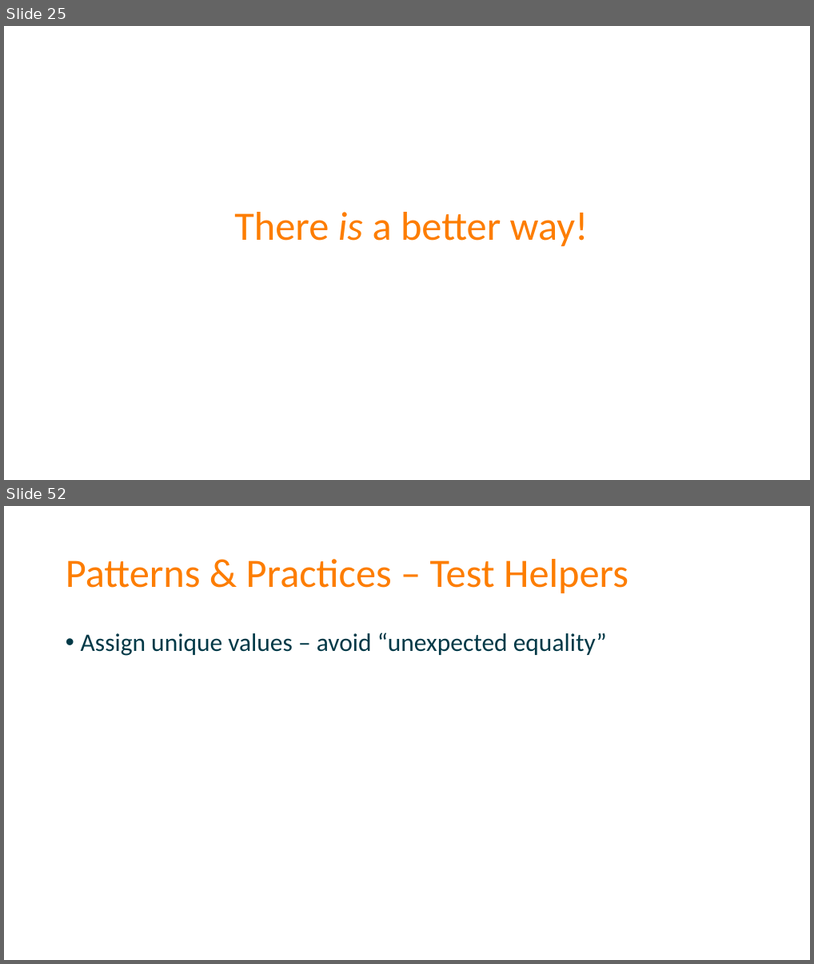
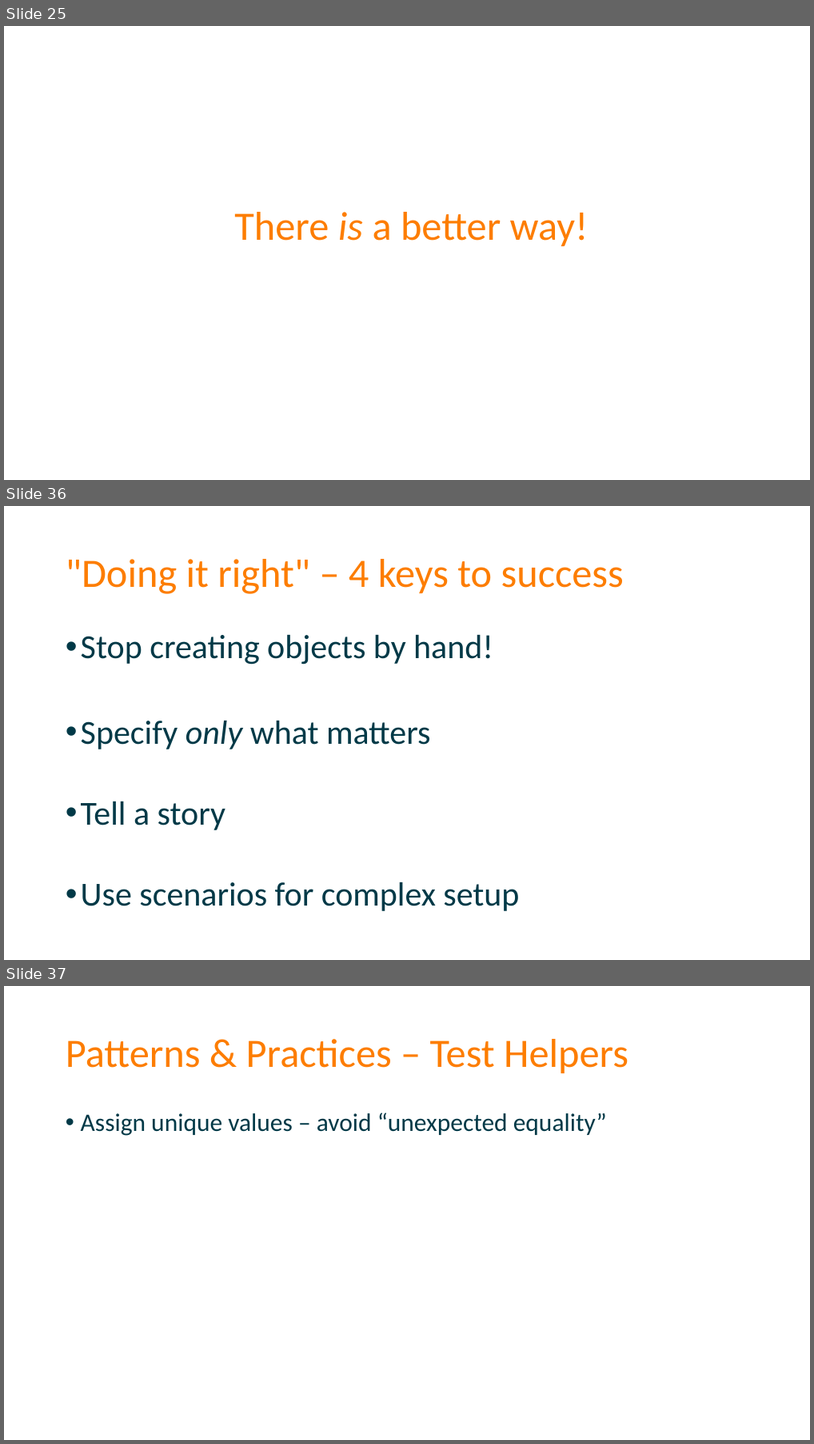
Before and after one commit to spetryjohnson/Talk-Patterns_of_Effective_Test_Setup, a slide deck: POETS - CodeMash 2017.pptx. Shown one above the other, each under a label of ours: slides 25 and 52 before the commit, slides 25, 36 and 37 after it; the slides between them are not shown. The pictures are 814x964 and 814x1444 pixels, drawn with LibreOffice and Linux fonts; fonts in the diff are those of the drawing. Boxes give left, top, right and bottom in pixels: in the first picture for what was removed or moved away, otherwise in the second. Text is boxed around its words. In the diff, an @@ line names an element or a change of style, - is before the commit and + after.

```diff
--- a/POETS - CodeMash 2017.pptx
+++ b/POETS - CodeMash 2017.pptx
@@ slide 36 added at (4,506,810,960), background #FFFFFF @@
@@ title added at (66,559,624,594), 48 pt, text #FD7D00 @@
+"Doing it right" – 4 keys to success
@@ text added at (81,635,519,911), 40 pt, text #013947 @@
+• Stop creating objects by hand!
+• Specify only what matters
+• Tell a story
+• Use scenarios for complex setup
@@ what was slide 52 is now slide 37 @@
```
Also in this commit, not shown: 5 slides changed, 8 other slides added, 7 slides removed, 1 other file.
